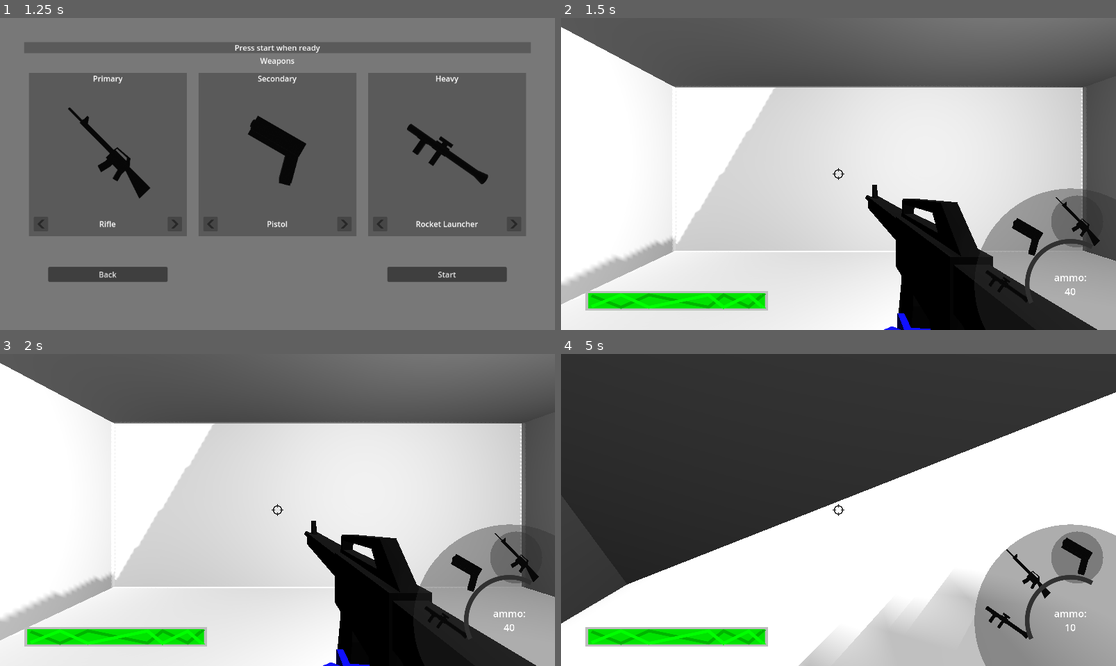
Above: before the commit, frames 1-4 (two rows, left to right).
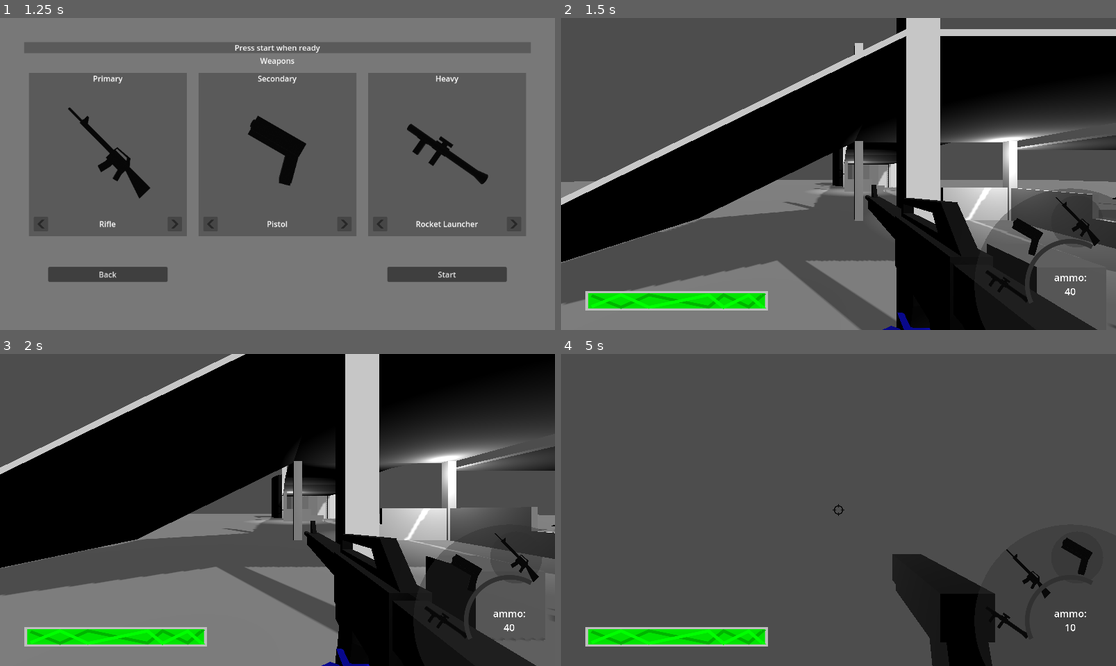
Above: after the commit, the same moments.

Repository: KellyBringino/FirstPersonShooterTest
Game: Godot game, scene res://UI/MainMenu.tscn
Two runs of this game, one before a commit and one after it. Both use one fixed random seed, a clock stepped at 60 frames per second and the inputs below.
Inputs (mouse positions are in pixels of both pictures, inside the frame that each line leads up to):
- Up to frame 1 (1.25 s): click "Start" at 0.5 s
- Up to frame 2 (1.5 s): click "Start" at 1.25 s
- Up to frame 3 (2 s): no input
- Up to frame 4 (5 s): tap Enter at 2 s; move the mouse to (866, 510) at 2.02 s; hold Ctrl (crouch) 2.03-2.78 s; hold W (forward) from 2.03 s (still down); tap Space (jump) at 2.27, 3.02, 4.52 s; move the mouse to (810, 510) at 2.77 s; click (810, 510) at 2.85 s; move the mouse to (849, 503) at 3.52 s; hold Shift (sprint) 3.53-4.28 s; move the mouse to (832, 516) at 4.27 s; tap F (weapon_swap) at 4.35 s

Frame 1 is identical in both runs. In frame 2, 77% of the frame differs, in the area x 0-100%, y 0-100%; in frame 3, 82%; in frame 4, 94%.

Commit message:
added beginnings of spawner

Diff:
--- /dev/null
+++ b/Enemies/Spawner.gd
@@ -0,0 +1,29 @@
+extends Node3D
+
+const sinstance = preload("res://Enemies/Spawner.tscn")
+
+var spawnAmount : int = 5
+var countdown : int = 5
+
+# Called when the node enters the scene tree for the first time.
+func _ready():
+	print("ready")
+	countdown = spawnAmount
+
+# Called every frame. 'delta' is the elapsed time since the previous frame.
+func _process(delta):
+	pass
+
+func spawn():
+	var s = sinstance.instantiate()
+	$"../".add_child(s)
+	print("spawning " + s.name)
+
+func _on_timer_timeout():
+	countdown -= 1
+	print(countdown)
+	$GPUParticles3D.emitting = true
+	if countdown == 0:
+		spawn()
+	else:
+		$Timer.start()
--- /dev/null
+++ b/Enemies/Spawner.tscn
@@ -0,0 +1,38 @@
+[gd_scene load_steps=6 format=3 uid="uid://dwitxudiy4fij"]
+
+[ext_resource type="Script" path="res://Enemies/Spawner.gd" id="1_fb7rf"]
+
+[sub_resource type="Curve" id="Curve_knmf6"]
+_data = [Vector2(0, 1), 0.0, 0.0, 0, 0, Vector2(1, 0), 0.0, 0.0, 0, 0]
+point_count = 2
+
+[sub_resource type="CurveTexture" id="CurveTexture_lgleg"]
+curve = SubResource("Curve_knmf6")
+
+[sub_resource type="ParticleProcessMaterial" id="ParticleProcessMaterial_tu5jm"]
+emission_shape = 1
+emission_sphere_radius = 1.0
+scale_curve = SubResource("CurveTexture_lgleg")
+
+[sub_resource type="SphereMesh" id="SphereMesh_u0efd"]
+radius = 0.1
+height = 0.2
+
+[node name="Spawner" type="Node3D"]
+script = ExtResource("1_fb7rf")
+
+[node name="GPUParticles3D" type="GPUParticles3D" parent="."]
+transform = Transform3D(1, 0, 0, 0, 1, 0, 0, 0, 1, 0, 1, 0)
+emitting = false
+amount = 20
+lifetime = 0.2
+one_shot = true
+explosiveness = 1.0
+process_material = SubResource("ParticleProcessMaterial_tu5jm")
+draw_pass_1 = SubResource("SphereMesh_u0efd")
+
+[node name="Timer" type="Timer" parent="."]
+one_shot = true
+autostart = true
+
+[connection signal="timeout" from="Timer" to="." method="_on_timer_timeout"]
--- /dev/null
+++ b/Levels/Level_Base.gd
@@ -0,0 +1,12 @@
+class_name Level_Base
+extends Node
+
+
+# Called when the node enters the scene tree for the first time.
+func _ready():
+	pass # Replace with function body.
+
+
+# Called every frame. 'delta' is the elapsed time since the previous frame.
+func _process(delta):
+	pass
--- /dev/null
+++ b/Levels/testing_level.gd
@@ -0,0 +1,11 @@
+extends Level_Base
+
+
+# Called when the node enters the scene tree for the first time.
+func _ready():
+	pass # Replace with function body.
+
+
+# Called every frame. 'delta' is the elapsed time since the previous frame.
+func _process(delta):
+	pass
--- a/Levels/testing_level.tscn
+++ b/Levels/testing_level.tscn
@@ -1,11 +1,13 @@
-[gd_scene load_steps=10 format=3 uid="uid://mp7msrg85bwo"]
+[gd_scene load_steps=12 format=3 uid="uid://mp7msrg85bwo"]
 
 [ext_resource type="PackedScene" uid="uid://b5gjr4qrdvma7" path="res://UI/GUI.tscn" id="1_8n7cw"]
+[ext_resource type="Script" path="res://Levels/testing_level.gd" id="1_e1co7"]
 [ext_resource type="PackedScene" uid="uid://dq3sqbqaxx6kc" path="res://Player/Player.tscn" id="1_q3npf"]
 [ext_resource type="PackedScene" uid="uid://d0hem5d3ho1dn" path="res://Enemies/enemy.tscn" id="2_jvg7n"]
 [ext_resource type="PackedScene" uid="uid://bxjeujmi3bung" path="res://Models/Levels/battlefield_1.tscn" id="4_yirrq"]
 [ext_resource type="PackedScene" uid="uid://xrpu33s0xidh" path="res://Models/Levels/stairsscene.tscn" id="5_y6sba"]
 [ext_resource type="PackedScene" uid="uid://bcpt7q4kjxehn" path="res://Destructables/box_breakable.tscn" id="6_na5i8"]
+[ext_resource type="PackedScene" uid="uid://dwitxudiy4fij" path="res://Enemies/Spawner.tscn" id="8_fl7tm"]
 
 [sub_resource type="NavigationMesh" id="NavigationMesh_xvuhc"]
 vertices = PackedVector3Array(1.25001, 0.5, -57.25, 1.7, 0.5, -57.55, 1.25001, 0.5, -58, 0.800003, 0.5, -57.7, -1.6, 0. …(21685 unchanged characters)…
@@ -24,6 +26,7 @@
 [sub_resource type="PlaneMesh" id="PlaneMesh_52ajt"]
 
 [node name="World" type="Node3D"]
+script = ExtResource("1_e1co7")
 
 [node name="GUI" parent="." instance=ExtResource("1_8n7cw")]
 
@@ -87,3 +90,6 @@
 
 [node name="RigidBody3D" parent="." instance=ExtResource("6_na5i8")]
 transform = Transform3D(1, 0, 0, 0, 1, 0, 0, 0, 1, 2.37752, 1.26173, -0.444065)
+
+[node name="Spawner" parent="." instance=ExtResource("8_fl7tm")]
+transform = Transform3D(1, 0, 0, 0, 1, 0, 0, 0, 1, -1.53305, 0, 0)
--- a/UI/LevelSelect.gd
+++ b/UI/LevelSelect.gd
@@ -26,7 +26,7 @@
 
 func _on_start_button_pressed():
 	Game.choose(pri,sec+1,hea)
-	Utils.loadLevel(1)
+	Utils.loadLevel(0)
 
 func movePri(amount):
 	pri = (pri + amount) % priMax
